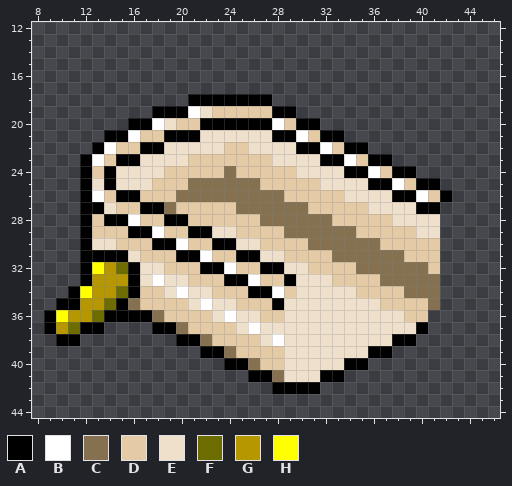
Two states of a pixel-art sprite, data/images/isometric/object_bathtub_du_a_001.png. That is the earlier state.
The file is 48x48 pixels. Shown: x 8..46, y 12..44.
Palette (. is transparent): A #000000  B #ffffff  C #857150  D #e5cba5  E #efe0cc  F #6c6c00  G #b69700  H #ffff00
Pixels before, first column x 9:
18 ............AAAAAAA...............
19 .........AAABEDDDDDAA.............
20 .......AABEDDAAAAAABDAA...........
21 .....AABDDAAAEEEEEEAABDAA.........
22 ....ABDDAAEEEEEDDEEEEAABDAA.......
23 ...ABDAAEEEEDDDDDDDEEEEAABDAA.....
24 ...ADAEEEEDDDDDCDDDDDEEEEAABDAA...
25 ...AEAEEEDDDCCCCCCDDDDDEEEEAABDAA.
26 ...ABDAADDDCCCCCCCCCDDDDDEEEEAABDA
27 ...AAEDDAACDDDDDCCCCCCDDDDDEEEEAA.
28 ...ADAABDDAADDDDDDCCCCCCDDDDDEEEE.
29 ...ADDDAABDDAAEEDDDDCCCCCCDDDDDEE.
30 ...AEEDDDAABDDAAEEDDDDCCCCCCDDDDD.
31 ...AAAAEDDDAABDDAAEEDDDDCCCCCCDDD.
32 ...AHGFAEEDDDAABDDAAEEDDDDCCCCCCD.
33 ...AGGGAEBEEDDDAABDDAEEEDDDDCCCCC.
34 ..AHGGFADDEBEEDDDAABDEEEEEDDDDCCC.
35 .AAGGFACDDDDEBEEDDDAEEEEEEEEDDDDC.
36 AHGGFAAAACDDDDEBEEDDEEEEEEEEEEDD..
37 AGFAA....AACDDDDEBEEEEEEEEEEEEEA..
38 .AA........AACDDDDEBEEEEEEEEEAA...
39 .............AACDDDDEEEEEEEAA.....
40 ...............AACDDEEEEEAA.......
41 .................AACEEEAA.........
42 ...................AAAA...........
The same view after the edit:
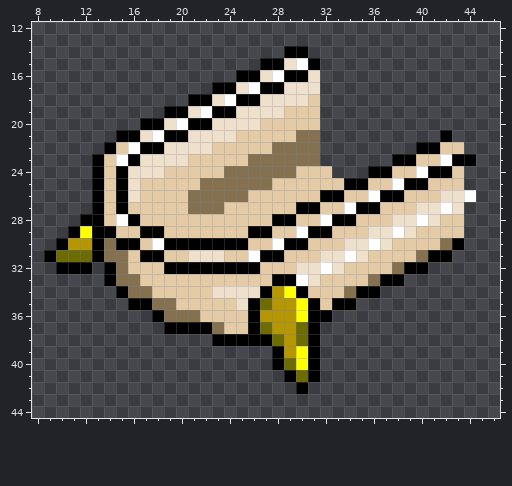
Change:
Changed rows in their new state; - is an unchanged pixel.
first column x 9:
14 --------------------AA--------------
15 ------------------AAEBA-------------
16 ----------------AAEBAAE-------------
17 --------------AAEBAAEEE-------------
18 --------------EB--EEEED-------------
19 ---------.--EBAAEEEEDDD-------------
20 -------.-A-BA-EEEEDD-DD-------------
21 -----.-AEB--E---DDDDDCC..--------A--
22 ----.A-B------D--DDCCCC....----AADD-
23 ---.A-B----------CCCCCC......AADDBAA
24 ---.ADA---------CCCCCDDD...AADDBAAD-
25 ---.ADA-D---D-----C----DDAADD-A-DDD-
26 ---.A--E---D-----DDD---AADDBA-DD-EEB
27 ---.-DA-DDD-CCC-DDDDDAA--BAADDDEEBE-
28 ----ADBA--DD------DAADDBAA-----B-DD-
29 --AHAA-D-A--DDDD-AA-DBAADD-EEBEDDDD-
30 -AGGACAA-B-AAA--AD-BAADDDEEBE----CA-
31 AFFF-CCDAA-DEEE-DBAA---EEBEDDD-CAA--
32 -AA-.ACDDDAAA--AAADDD-EBE-DDD-AA.---
33 ---..ACCDDDD---DDD-A-B-D---CAA...---
34 --....ACC-DDDDEEEE-GHADDDCAA.....---
35 -......AACC-DDDDEAFGGHADAA.......---
36 .........ACCC-DDDAGGGHAA........----
37 .....----.-AAAC-DAFGGFA.........----
38 -..--------...AAAAAFGFA........-----
39 -------------......AGHA......-------
40 ---------------....AFHA....---------
41 -----------------...AFA..-----------
42 -------------------..-.-------------
Changed places in both pictures, as pixel boxes (x1, y1, x2, y2):
changed: (44, 46, 476, 394)
